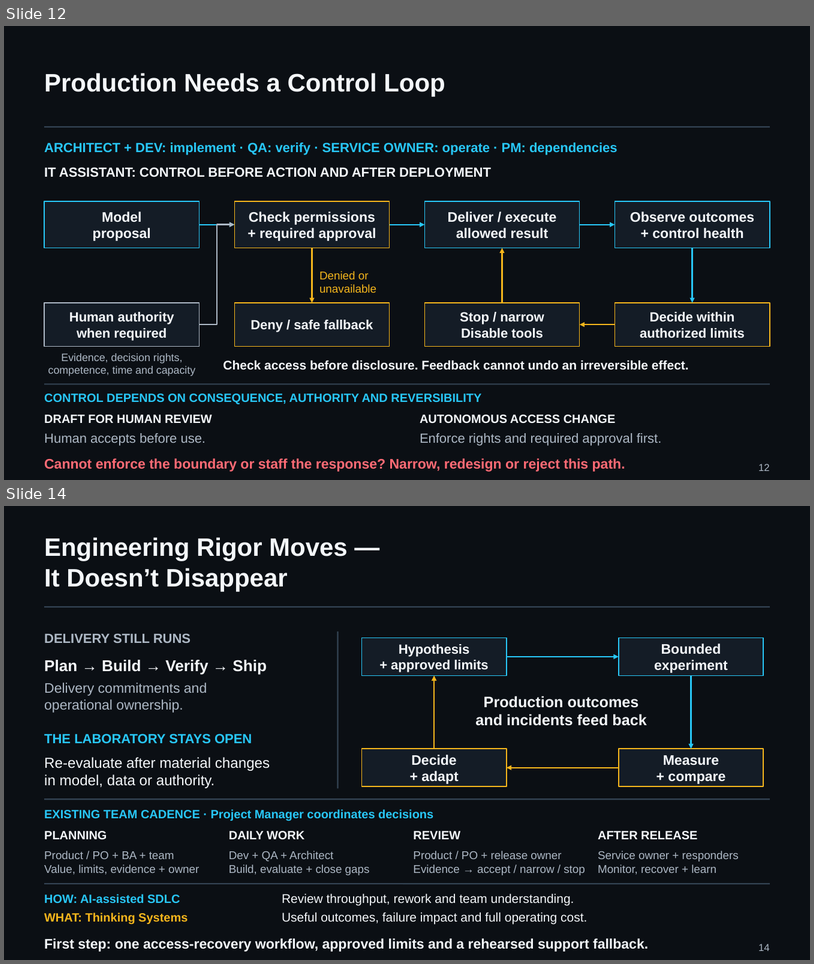
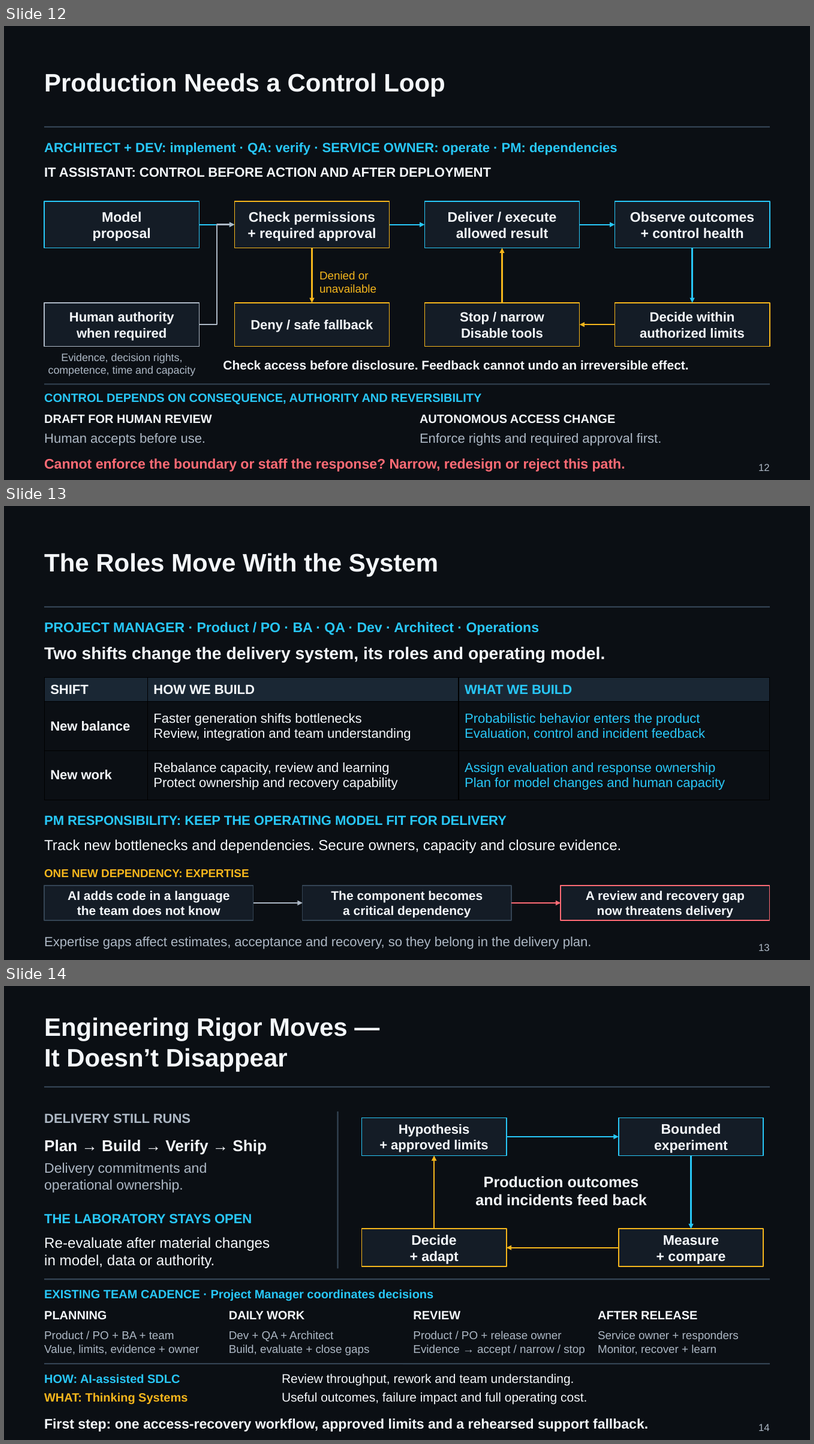
Before and after one commit to UncertaintyArchitectureGroup/uncertainty-architecture, a slide deck: assets/presentations/pmday-2026/ai-changes-both-sides.pptx. Shown one above the other, each under a label of ours: slides 12 and 14 before the commit, slides 12, 13 and 14 after it; the slides between them are not shown. The pictures are 814x964 and 814x1444 pixels, drawn with LibreOffice and Linux fonts; fonts in the diff are those of the drawing. Boxes give left, top, right and bottom in pixels: in the first picture for what was removed or moved away, otherwise in the second. Text is boxed around its words. In the diff, an @@ line names an element or a change of style, - is before the commit and + after.

```diff
--- a/assets/presentations/pmday-2026/ai-changes-both-sides.pptx
+++ b/assets/presentations/pmday-2026/ai-changes-both-sides.pptx
@@ slide 13 added at [4, 506, 810, 960], background #0B0F14 @@
@@ text added at [44, 553, 438, 576], 30 pt, text #F4F7FA, bold @@
+The Roles Move With the System
@@ line added from (45, 607) to (770, 607), #344454 1.5 pt @@
@@ text added at [44, 622, 540, 635], 16.5 pt, text #28C7F7, bold @@
+PROJECT MANAGER · Product / PO · BA · QA · Dev · Architect · Operations
@@ text added at [44, 646, 605, 663], 20.2 pt, text #F4F7FA, bold @@
+Two shifts change the delivery system, its roles and operating model.
@@ table added at [45, 677, 771, 799], 3 rows, 3 columns @@
+SHIFT | HOW WE BUILD | WHAT WE BUILD
+New balance | Faster generation shifts bottlenecks / Review, integration and team understanding | Probabilistic behavior enters the product / Evaluation, control and incident feedback
+New work | Rebalance capacity, review and learning / Protect ownership and recovery capability | Assign evaluation and response ownership / Plan for model changes and human capacity
@@ text added at [44, 815, 507, 825], 15.8 pt, text #28C7F7, bold @@
+PM RESPONSIBILITY: KEEP THE OPERATING MODEL FIT FOR DELIVERY
@@ text added at [44, 839, 621, 853], 17.2 pt, text #F4F7FA @@
+Track new bottlenecks and dependencies. Secure owners, capacity and closure evidence.
@@ text added at [44, 869, 249, 877], 13.5 pt, text #F5B61C, bold @@
+ONE NEW DEPENDENCY: EXPERTISE
@@ rectangle added at [45, 885, 254, 920], fill #141C26, outline #344454 1.13 pt @@
@@ text added at [68, 890, 230, 915], 15 pt, text #F4F7FA, bold @@
+AI adds code in a language
+the team does not know
@@ rectangle added at [303, 885, 512, 920], fill #141C26, outline #344454 1.13 pt @@
@@ text added at [331, 890, 483, 918], 15 pt, text #F4F7FA, bold @@
+The component becomes
+a critical dependency
@@ rectangle added at [561, 885, 770, 920], fill #141C26, outline #FF6B75 1.13 pt @@
@@ text added at [586, 890, 745, 918], 15 pt, text #F4F7FA, bold @@
+A review and recovery gap
+now threatens delivery
@@ arrow added from (253, 903) to (303, 903), #ADB8C5 1.73 pt @@
@@ arrow added from (512, 903) to (561, 903), #FF6B75 1.73 pt @@
@@ text added at [44, 936, 592, 949], 15.8 pt, text #ADB8C5 @@
+Expertise gaps affect estimates, acceptance and recovery, so they belong in the delivery plan.
@@ text added at [759, 943, 770, 951], 12 pt, text #ADB8C5 @@
+13
```
Also in this commit, not shown: 3 slides changed, 1 slide removed, 11 other files.
